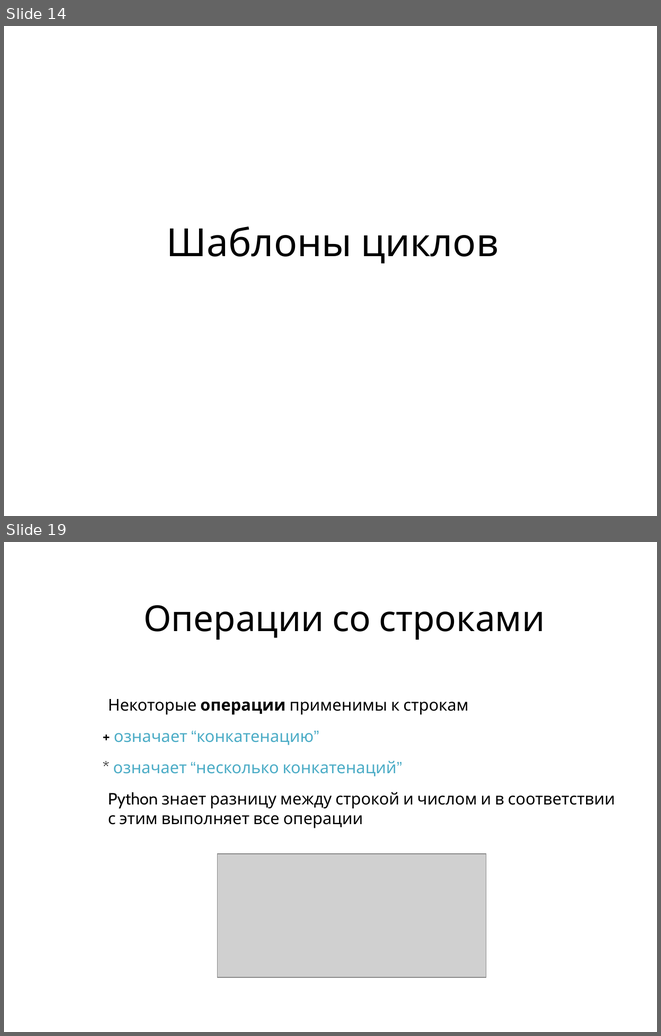
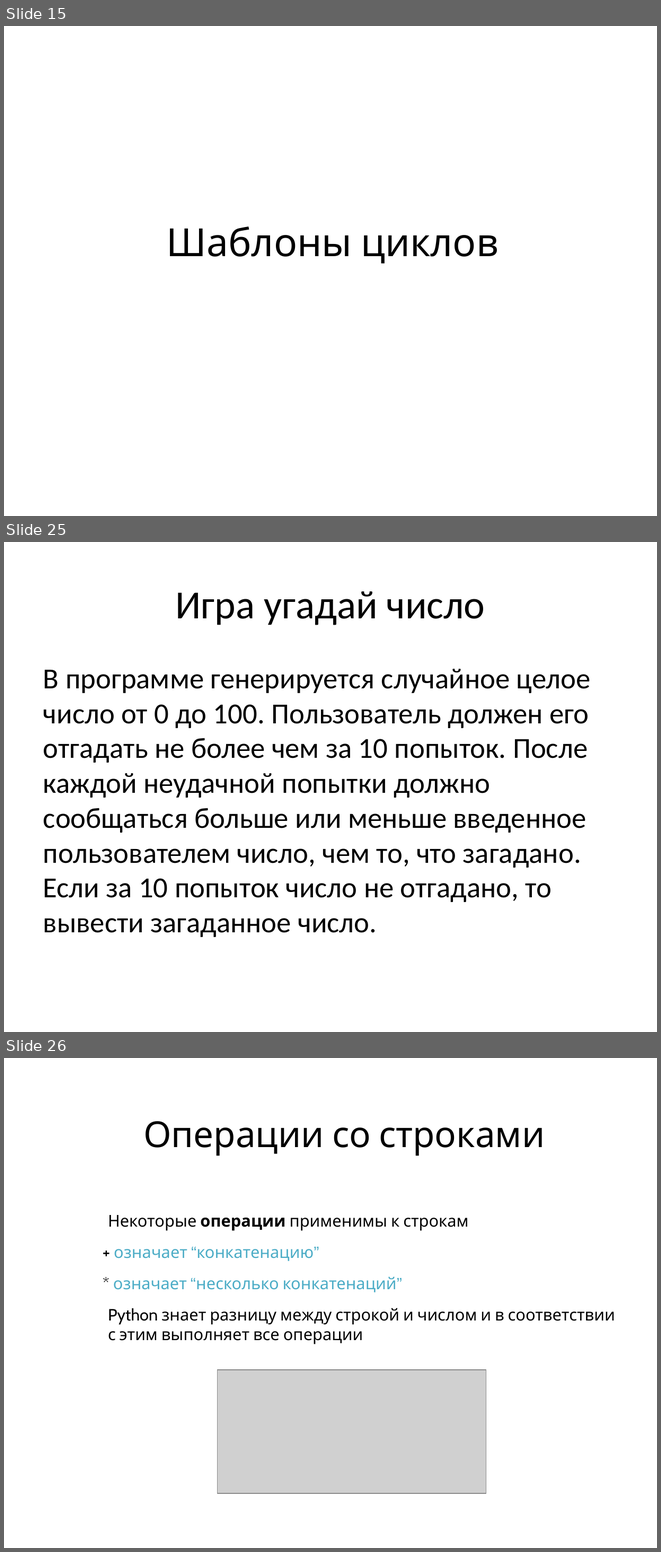
Before and after one commit to maxchv/LearnPython, a slide deck: week02/04.Loops.pptx. Shown one above the other, each under a label of ours: slides 14 and 19 before the commit, slides 15, 25 and 26 after it; the slides between them are not shown. The pictures are 661x1036 and 661x1552 pixels, drawn with LibreOffice and Linux fonts; fonts in the diff are those of the drawing; grey boxes stand for pictures. Boxes give left, top, right and bottom in pixels: in the first picture for what was removed or moved away, otherwise in the second. Text is boxed around its words. In the diff, an @@ line names an element or a change of style, - is before the commit and + after.

```diff
--- a/week02/04.Loops.pptx
+++ b/week02/04.Loops.pptx
@@ slide 25 added at bbox=[4, 542, 657, 1032], background #FFFFFF @@
@@ title added at bbox=[175, 591, 485, 625], 44 pt, text #000000 @@
+Игра угадай число
@@ text added at bbox=[43, 669, 591, 937], 32 pt, text #000000 @@
+В программе генерируется случайное целое число от 0 до 100. Пользователь должен его отгадать не более чем за 10 попыток. После каждой неудачной попытки должно сообщаться больше или меньше введенное пользователем число, чем то, что загадано. Если за 10 попыток число не отгадано, то вывести загаданное число.
@@ what was slide 14 is now slide 15 @@
@@ what was slide 19 is now slide 26 @@
```
Also in this commit, not shown: 12 slides changed, 7 other slides added, 1 slide removed, 8 other files.
